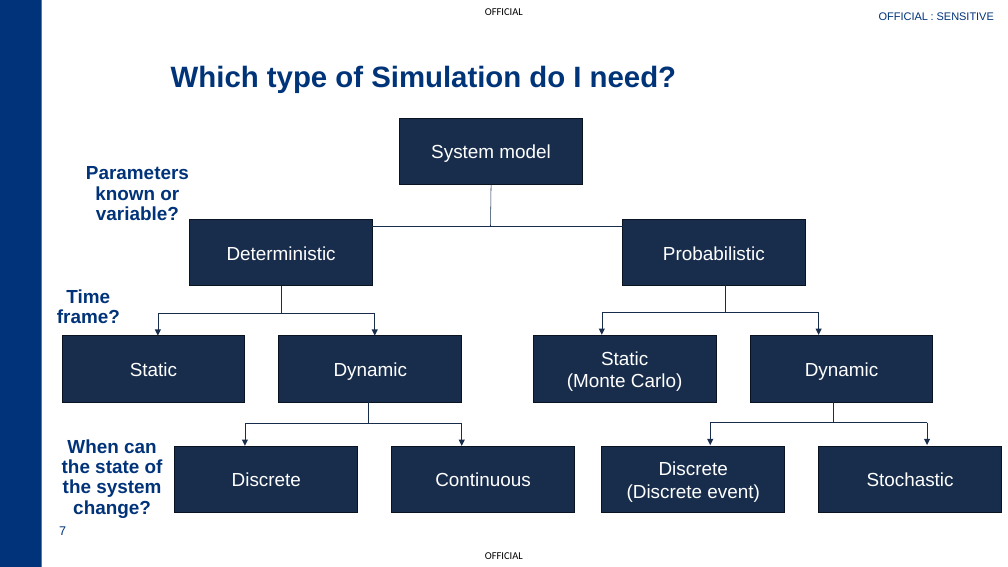
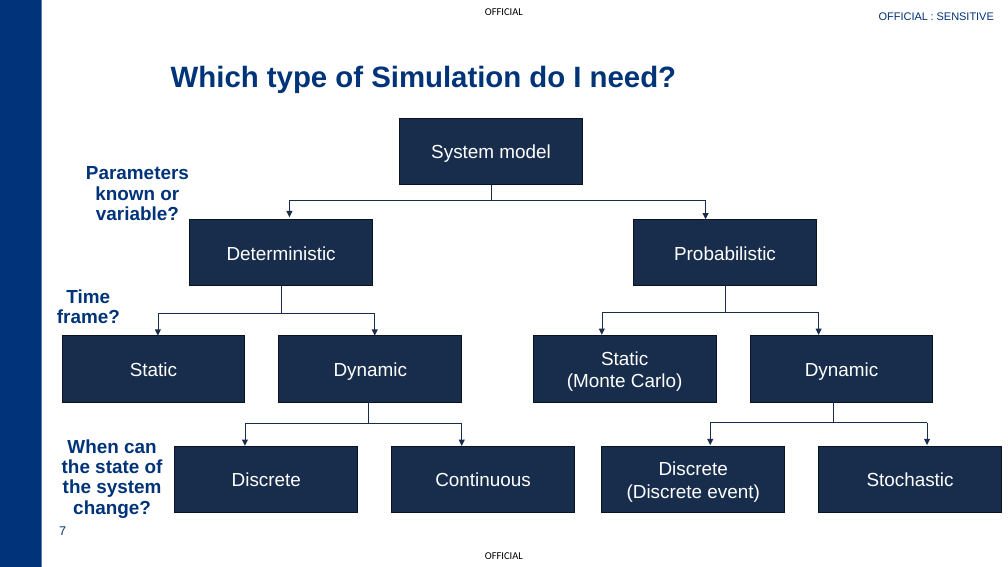
Before and after one commit to dugaldh/crown-court-simulation, a slide deck: slide 7 of slides/Simulation - GSFA Autumn Quarterly.pptx. Drawn at 1008x567 pixels with LibreOffice and Linux fonts; fonts in the diff are those of the drawing; background and template pictures are left out. Boxes give left, top, right and bottom in pixels: in the first picture for what was removed or moved away, otherwise in the second. Text is boxed around its words. In the diff, an @@ line names an element or a change of style, - is before the commit and + after.

```diff
--- a/slides/Simulation - GSFA Autumn Quarterly.pptx
+++ b/slides/Simulation - GSFA Autumn Quarterly.pptx
@@ line moved from (492, 185) - (491, 226) to (492, 185) - (492, 200) @@
@@ 2 arrows, 1 line: place and size @@
-2 arrows, 1 line at <box>290,226,706,245</box>
+2 arrows, 1 line at <box>290,200,706,219</box>
@@ rectangle "Probabilistic": place and size @@
-rectangle "Probabilistic" at <box>622,219,805,286</box>
+rectangle "Probabilistic" at <box>634,219,817,286</box>
```
Also in this commit, not shown: 9 other slides changed, 1 slide added, 1 slide removed.
